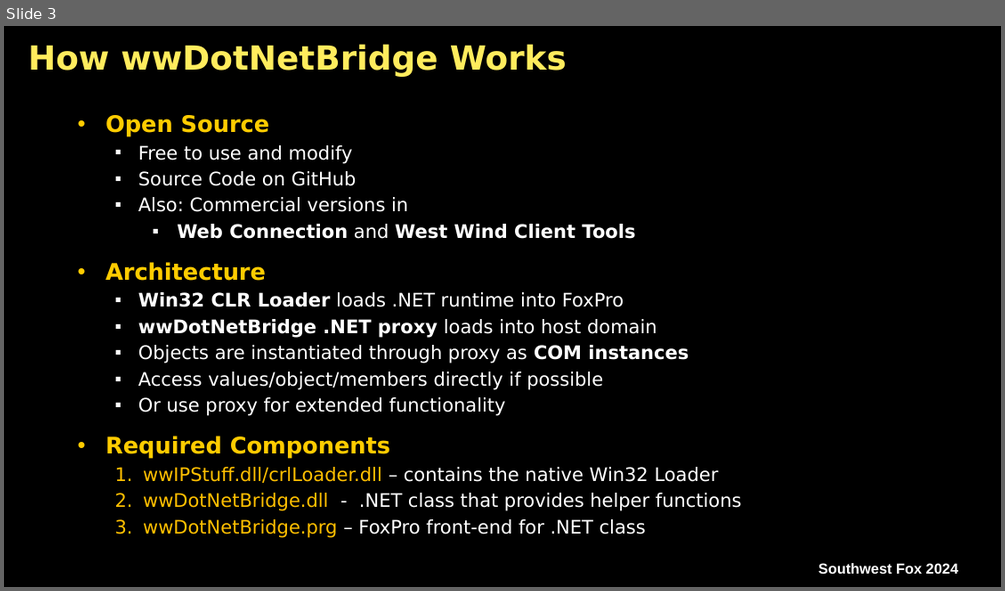
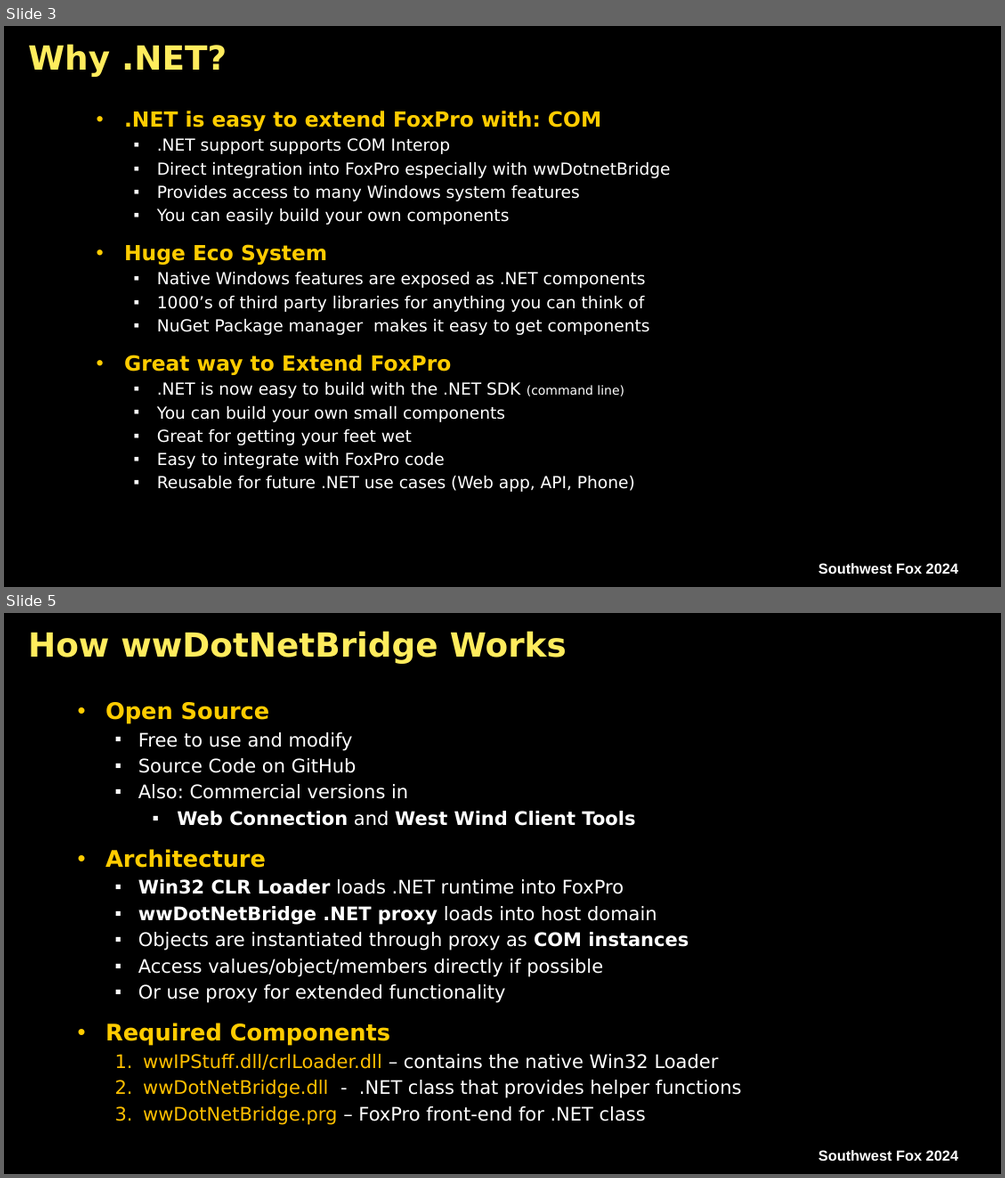
Before and after one commit to RickStrahl/swfox2024-wwdotnetbridge-revisited, a slide deck: Documents/Strahl-swFox2024-wwDotnetBridge-Revisited.pptx. Shown one above the other, each under a label of ours: slide 3 before the commit, slides 3 and 5 after it; the slides between them are not shown. The pictures are 1005x591 and 1005x1178 pixels, drawn with LibreOffice and Linux fonts; fonts in the diff are those of the drawing; background and template pictures are left out. Boxes give left, top, right and bottom in pixels: in the first picture for what was removed or moved away, otherwise in the second. Text is boxed around its words. In the diff, an @@ line names an element or a change of style, - is before the commit and + after.

```diff
--- a/Documents/Strahl-swFox2024-wwDotnetBridge-Revisited.pptx
+++ b/Documents/Strahl-swFox2024-wwDotnetBridge-Revisited.pptx
@@ slide 3 added at [4,26,1001,587], background picture (left out); not listed: 1 template element that a slide beside it also shows @@
@@ title added at [28,44,226,77], 32 pt, text #FFEC5D, bold @@
+Why .NET?
@@ text added at [124,111,671,491], 16 pt, text #FFFFFF @@
+• .NET is easy to extend FoxPro with: COM
+  ▪ .NET support supports COM Interop
+  ▪ Direct integration into FoxPro especially with wwDotnetBridge
+  ▪ Provides access to many Windows system features
+  ▪ You can easily build your own components
+• Huge Eco System
+  ▪ Native Windows features are exposed as .NET components
+  ▪ 1000’s of third party libraries for anything you can think of
+  ▪ NuGet Package manager makes it easy to get components
+• Great way to Extend FoxPro
+  ▪ .NET is now easy to build with the .NET SDK (command line)
+  ▪ You can build your own small components
+  ▪ Great for getting your feet wet
+  ▪ Easy to integrate with FoxPro code
+  ▪ Reusable for future .NET use cases (Web app, API, Phone)
@@ what was slide 3 is now slide 5 @@
```
Also in this commit, not shown: 4 slides changed, 1 other slide added, 7 other files.
